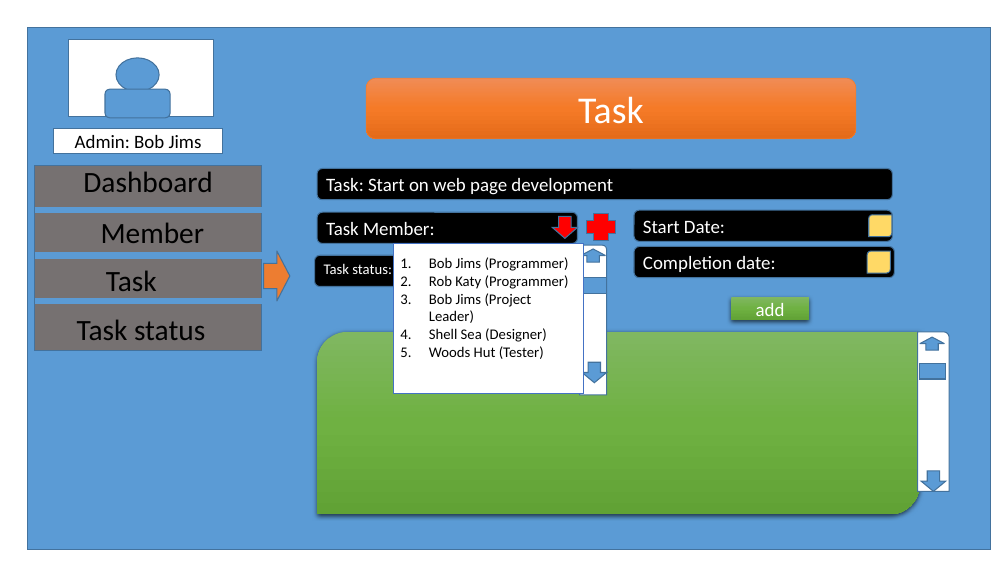
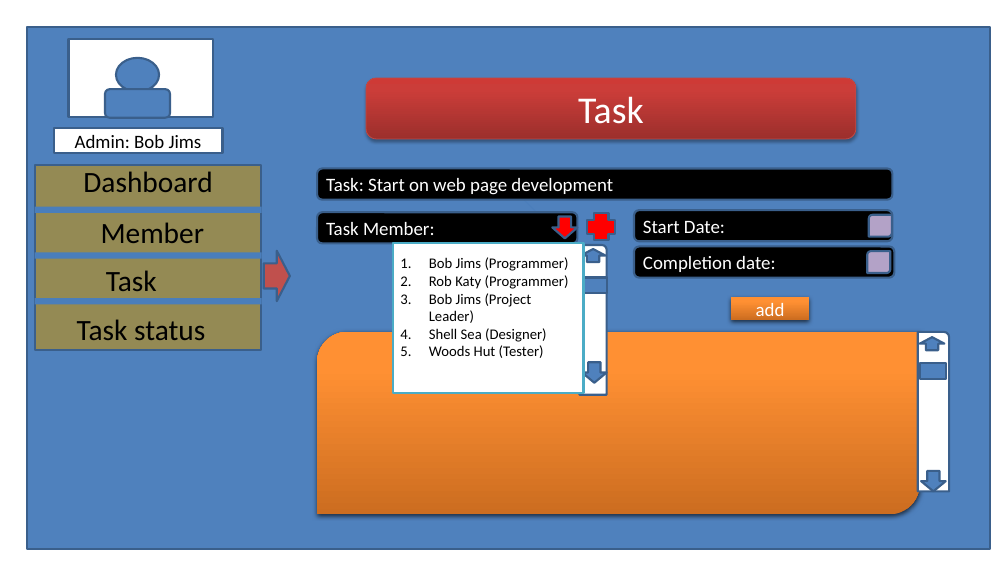
Before and after one commit to beatboxdave/Group-Project---Tasker-Group-10-, a slide deck: slide 6 of updateTask/updateTask.pptx. Drawn at 1008x567 pixels with LibreOffice and Linux fonts; fonts in the diff are those of the drawing. Boxes give left, top, right and bottom in pixels: in the first picture for what was removed or moved away, otherwise in the second. Text is boxed around its words. In the diff, an @@ line names an element or a change of style, - is before the commit and + after.

```diff
--- a/updateTask/updateTask.pptx
+++ b/updateTask/updateTask.pptx
@@ rectangle at (x1=69, y1=39, x2=214, y2=117): outline #43739E 1 pt to #3A5F8C 2 pt @@
@@ rounded rectangle "Task" at (x1=366, y1=78, x2=856, y2=139): fill gradient #F18C57 to #F67B28 to #E56C19 to gradient #9C2F2D to #CB3E3A to #CE3B37; outline #ED7D31 0.5 pt to #BF4C48 0.75 pt; shadow on; proportions changed @@
@@ rectangle "Admin: Bob Jims" at (x1=54, y1=128, x2=222, y2=153): outline #43739E 1 pt to #3A5F8C 2 pt @@
@@ rectangle at (x1=35, y1=165, x2=262, y2=350): fill #767171 to #948A54; outline #43739E 1 pt to #3A5F8C 2 pt @@
@@ line (35, 209) - (262, 209): stroke #5B9BD5 6 pt to #4B7EBC 6.01 pt @@
@@ line (515, 190) - (591, 265): stroke #5B9BD5 0.5 pt to #4B7EBC 0.75 pt @@
@@ outline #43739E 1 pt to #3A5F8C 2 pt; proportions changed in 8 elements at (x1=317, y1=169, x2=892, y2=200), (x1=634, y1=210, x2=893, y2=241), (x1=317, y1=212, x2=577, y2=243), (x1=634, y1=247, x2=895, y2=278), (x1=553, y1=216, x2=578, y2=238), (x1=918, y1=332, x2=950, y2=492), (x1=580, y1=245, x2=607, y2=395), (x1=587, y1=213, x2=615, y2=240) @@
@@ round diag rect at (x1=869, y1=215, x2=892, y2=237): fill #FFD966 to #B3A2C7; outline #43739E 1 pt to #3A5F8C 2 pt; proportions changed @@
@@ line (35, 256) - (262, 256): stroke #5B9BD5 6 pt to #4B7EBC 6.01 pt @@
@@ right arrow at (x1=264, y1=251, x2=290, y2=302): fill #ED7D31 to #C0504D; outline #43739E 1 pt to #3A5F8C 2 pt; proportions changed @@
@@ rounded rectangle removed at (x1=315, y1=256, x2=579, y2=287) @@
-Task status:
@@ rectangle "Bob Jims (Programmer)" at (x1=393, y1=243, x2=584, y2=393): indent changed; outline #4472C4 1 pt to #4BACC6 2 pt @@
@@ round diag rect at (x1=867, y1=251, x2=891, y2=273): fill #FFD966 to #B3A2C7; outline #43739E 1 pt to #3A5F8C 2 pt; proportions changed @@
@@ fill #5B9BD5 to #4F81BD; outline #43739E 1 pt to #3A5F8C 2 pt in 4 elements at (x1=27, y1=27, x2=991, y2=549), (x1=116, y1=58, x2=159, y2=92), (x1=920, y1=364, x2=946, y2=380), (x1=581, y1=278, x2=606, y2=293) @@
@@ rectangle "add" at (x1=731, y1=297, x2=809, y2=320): fill gradient #81B861 to #6FB242 to #62A336 to gradient #CC6E20 to #FF9034 to #FF9136 @@
@@ line (35, 301) - (262, 301): stroke #5B9BD5 6 pt to #4B7EBC 6.01 pt @@
@@ round diag rect at (x1=317, y1=332, x2=920, y2=515): fill gradient #81B861 to #6FB242 to #62A336 to gradient #CC6E20 to #FF9034 to #FF9136; proportions changed @@
@@ line (350, 395) - (389, 364): stroke #5B9BD5 0.5 pt to #4B7EBC 0.75 pt @@
@@ fill #5B9BD5 to #4F81BD; outline #43739E 1 pt to #3A5F8C 2 pt; proportions changed in 5 elements at (x1=105, y1=89, x2=170, y2=118), (x1=921, y1=471, x2=946, y2=492), (x1=920, y1=337, x2=945, y2=350), (x1=581, y1=249, x2=606, y2=262), (x1=582, y1=362, x2=607, y2=383) @@
```
Also in this commit, not shown: 8 other slides changed, 4 other files.
